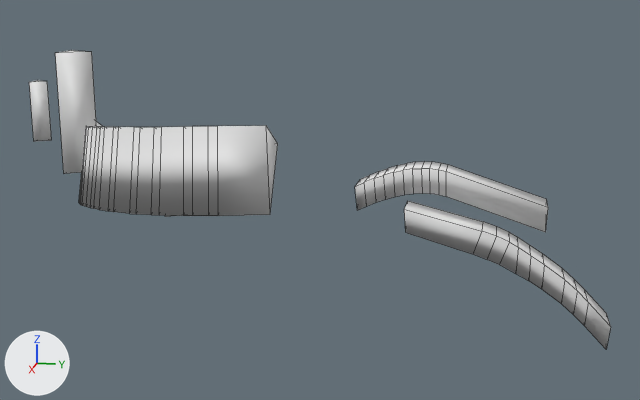
An edit to the Blender file Assets/Models/Map/SurfRamps.blend, drawn before and after from the same camera.
One viewpoint serves both versions: a 50 mm lens placed at (412.0, 227.0, 63.0), pointed at (15.0, 147.0, -36.0). Lighting does not change. The marker at lower left points along +X, +Y and +Z. Mesh edges are drawn as thin lines.

In view in the first picture: 'SurfLoop180', 'SurfRampBend1', 'SurfRampBend2', 'SurfRampSmallStraight', 'SurfRampStraight'.
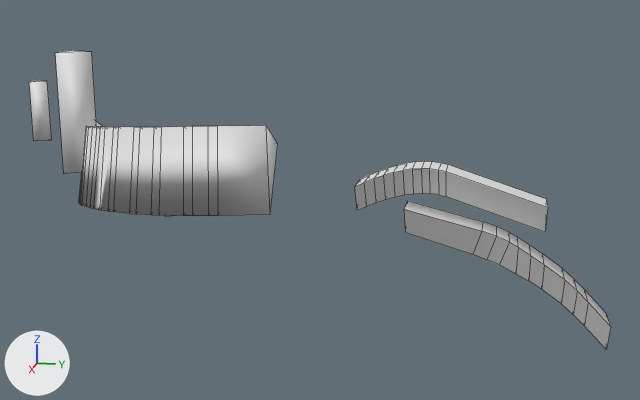
Where the change shows, as pixel boxes [x1, y1, x2, y2] in the pictures (640 x 400 px; the box of a moved part takes in the faces that stretch with it):
part 1 of me_cylinder_002, shading changed: [404, 201, 611, 349] in both
part 2 of me_cylinder_003, shading changed: [355, 161, 548, 232] in both
part 3 of me_torus_001, moved or reshaped: [94, 127, 114, 211] in both

The change, as a diff of the scene's bpy script:
```diff
--- a/Assets/Models/Map/SurfRamps.blend.py
+++ b/Assets/Models/Map/SurfRamps.blend.py
@@ me_cylinder_002 @@
 me_cylinder_002.from_pydata(...)  # 33 vertices, 32 faces; spans x -13.3..8.7, y -65.0..0.0, z -97.0..0.0
 # used by ob_surframpbend1; location = (0.0, 283.0, -106.0); rotation_euler = (-1.571, 0.0, 0.0), in degrees (-90, 0, 0)
+# me_cylinder_002 part 1: edges marked sharp go from 0 to 20
@@ me_cylinder_003 @@
 me_cylinder_003.from_pydata(...)  # 36 vertices, 35 faces; spans x -15.9..8.0, y -29.0..0.0, z -90.8..0.0
 # used by ob_surframpbend2; location = (-4.0, 252.0, -51.0); rotation_euler = (-1.571, 0.0, 0.0), in degrees (-90, 0, 0)
+# me_cylinder_003 part 2: edges marked sharp go from 0 to 33
@@ me_torus_001 @@
 # used by ob_surfloop180; location = (60.0, 135.0, -32.0); rotation_euler = (-1.571, 0.0, 0.0), in degrees (-90, 0, 0); scale = (1.5, 1.5, 1.5)
-me_torus_001.from_pydata(...)  # 78 vertices, 77 faces; spans x -58.0..0.0, y -25.3..10.0, z -82.6..0.0
+me_torus_001.from_pydata(...)  # 80 vertices, 80 faces; spans x -58.0..0.0, y -25.3..10.0, z -82.6..0.0
+# me_torus_001 part 3
+# 4 vertices are removed from x -38.7..-19.0, y -11.5..6.4, z -61.3..-51.1
+# 12 faces are deleted
+# 6 vertices are added at (-38.6, -9.4, -61.3), (-19.7, 6.5, -61.4), (-18.4, 6.3, -59.8), (-19.2, 5.4, -60.6), (-27.6, -11.6, -50.2), (-27.8, -12.1, -51.7)
+# 15 new faces join them
```
